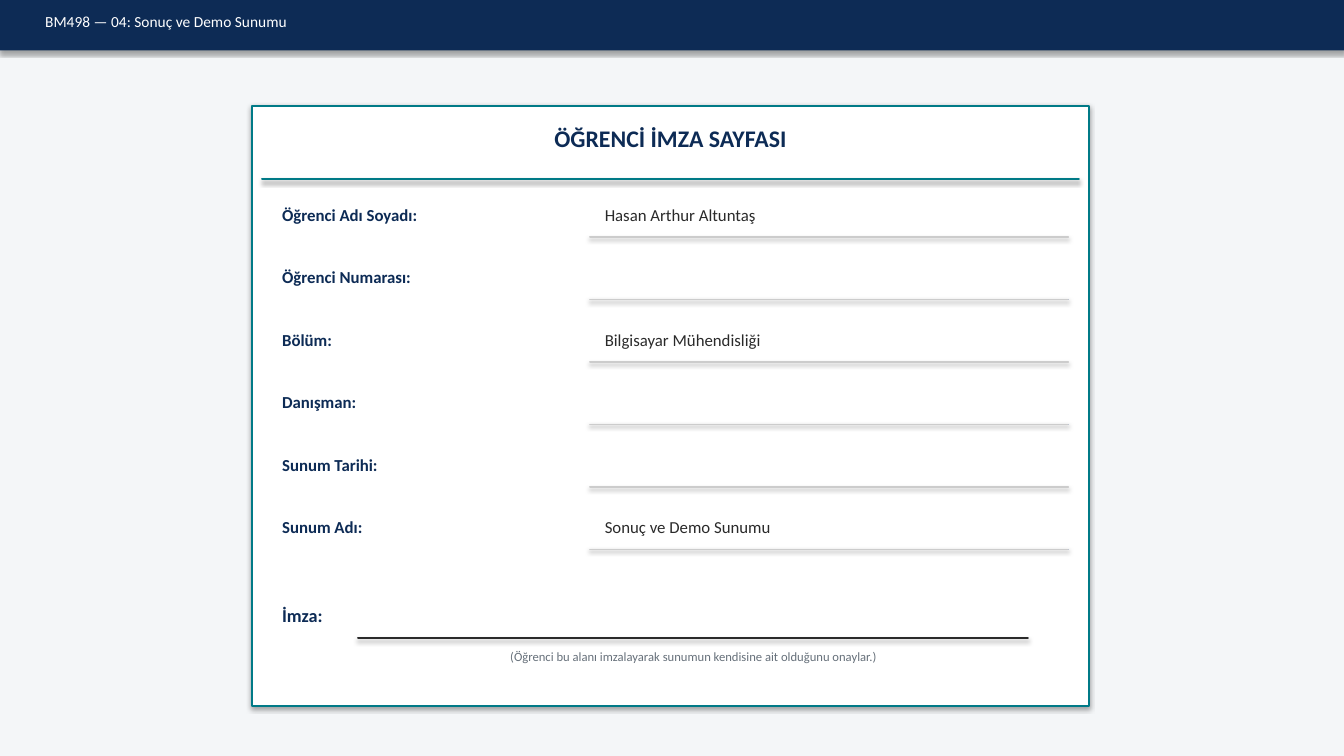
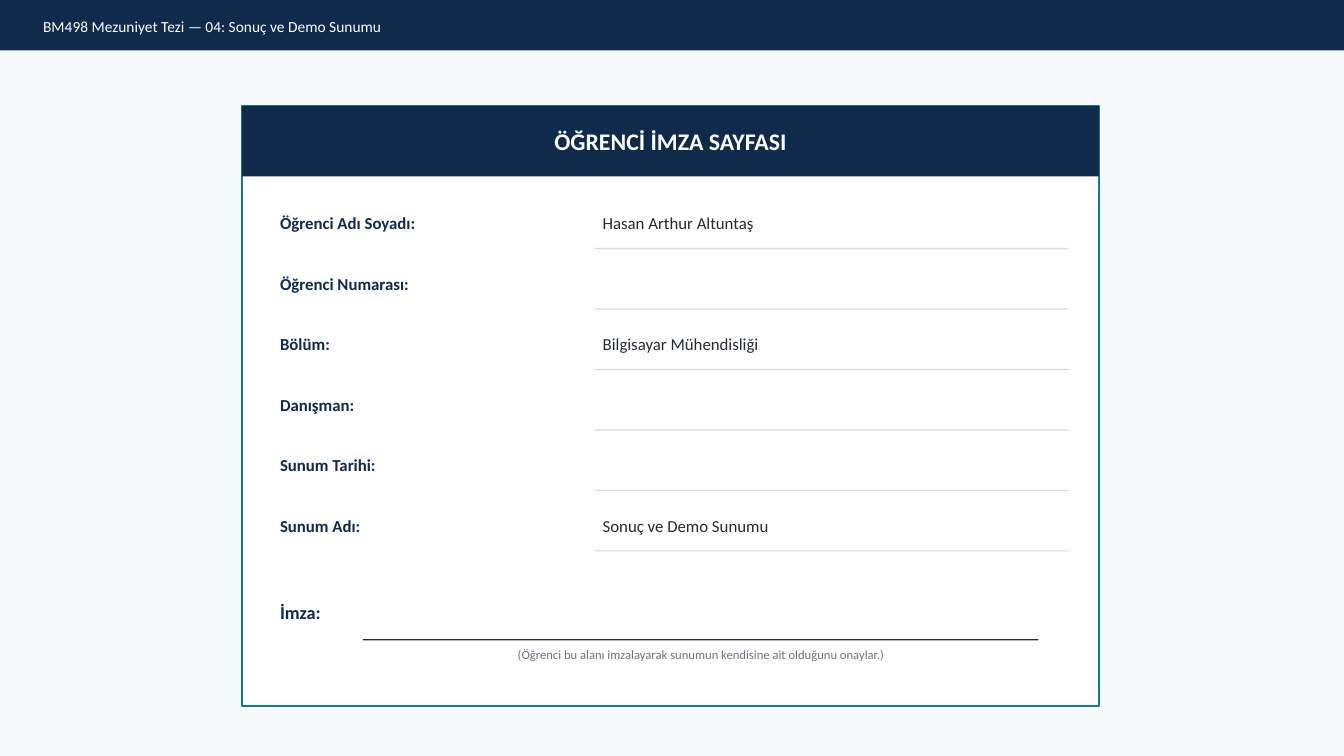
Before and after one commit to Rtur2003/CrownCode, a slide deck: slide 5 of docs/academic/TeslimEdilecekler/Sunumlar/04_Sonuc_ve_Demo_Sunumu.pptx. Drawn at 1344x756 pixels with LibreOffice and Linux fonts; fonts in the diff are those of the drawing. Boxes give left, top, right and bottom in pixels: in the first picture for what was removed or moved away, otherwise in the second. Text is boxed around its words. In the diff, an @@ line names an element or a change of style, - is before the commit and + after.

```diff
--- a/docs/academic/TeslimEdilecekler/Sunumlar/04_Sonuc_ve_Demo_Sunumu.pptx
+++ b/docs/academic/TeslimEdilecekler/Sunumlar/04_Sonuc_ve_Demo_Sunumu.pptx
@@ background #F4F6F8 to #F6F8FA @@
@@ rectangle at box(0, 0, 1344, 50): fill #0D2B55 to #102A4C; shadow off @@
@@ text "BM498 Mezuniyet Tezi — 04: ..." at box(43, 21, 381, 35): vertical alignment top to middle @@
@@ text at box(43, 21, 381, 35): text changed @@
-BM498 — 04: Sonuç ve Demo Sunumu
+BM498 Mezuniyet Tezi — 04: Sonuç ve Demo Sunumu
@@ rectangle: place and size @@
-rectangle at box(252, 106, 1089, 706)
+rectangle at box(242, 106, 1099, 706)
@@ rectangle at box(242, 106, 1099, 706): outline #007A87 1.5 pt to #0A808C 1.5 pt; shadow off @@
@@ text "ÖĞRENCİ İMZA SAYFASI" at box(554, 130, 787, 150): text colour #0D2B55 to #FFFFFF; vertical alignment top to middle @@
@@ rectangle: place and size @@
-rectangle at box(262, 179, 1079, 179)
+rectangle at box(242, 106, 1099, 176)
@@ rectangle at box(242, 106, 1099, 176): fill gradient #3F80CE to #A4C4FF to #102A4C; outline #007A87 1.5 pt to none; shadow off @@
@@ text colour #0D2B55 to #102A4C in 7 elements at box(280, 520, 360, 532), box(280, 459, 375, 471), box(280, 400, 354, 414), box(280, 338, 330, 350), box(280, 604, 321, 619), box(280, 276, 408, 293), box(280, 216, 416, 232) @@
@@ text "Öğrenci Adı Soyadı:": place and size @@
-text "Öğrenci Adı Soyadı:" at box(282, 207, 418, 224)
+text "Öğrenci Adı Soyadı:" at box(280, 216, 416, 232)
@@ text colour #2A2A2A to #242A30 in 3 elements at box(603, 521, 768, 535), box(603, 338, 759, 353), box(603, 217, 754, 232) @@
@@ text "Hasan Arthur Altuntaş": place and size @@
-text "Hasan Arthur Altuntaş" at box(605, 209, 756, 224)
+text "Hasan Arthur Altuntaş" at box(603, 217, 754, 232)
@@ fill gradient #3F80CE to #A4C4FF to #D2D9E0; outline #CCCCCC 1 pt to none; shadow off in 6 elements at box(595, 551, 1069, 552), box(595, 490, 1069, 491), box(595, 430, 1069, 431), box(595, 369, 1069, 370), box(595, 309, 1069, 310), box(595, 248, 1069, 249) @@
@@ rectangle: place and size @@
-rectangle at box(590, 237, 1069, 237)
+rectangle at box(595, 248, 1069, 249)
@@ rectangle: place and size @@
-rectangle at box(590, 299, 1069, 299)
+rectangle at box(595, 309, 1069, 310)
@@ rectangle: place and size @@
-rectangle at box(590, 362, 1069, 362)
+rectangle at box(595, 369, 1069, 370)
@@ rectangle: place and size @@
-rectangle at box(590, 424, 1069, 424)
+rectangle at box(595, 430, 1069, 431)
@@ rectangle: place and size @@
-rectangle at box(590, 487, 1069, 487)
+rectangle at box(595, 490, 1069, 491)
@@ rectangle: place and size @@
-rectangle at box(590, 549, 1069, 549)
+rectangle at box(595, 551, 1069, 552)
@@ text "(Öğrenci bu alanı imzalayarak sunumun ..." at box(518, 649, 884, 661): text colour #66707A to #6A7480 @@
@@ rectangle: place and size @@
-rectangle at box(358, 638, 1028, 638)
+rectangle at box(363, 639, 1038, 640)
@@ rectangle at box(363, 639, 1038, 640): fill gradient #3F80CE to #A4C4FF to #242A30; outline #2A2A2A 1.5 pt to none; shadow off @@
```
Also in this commit, not shown: 4 other slides changed, 4 other files.
